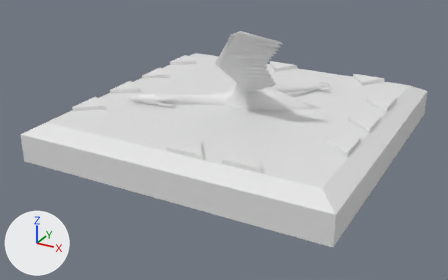
An edit to the Blender file Assets/Objects/puzzle6-birds/Models/bird_5Clue.blend, drawn before and after from the same camera.
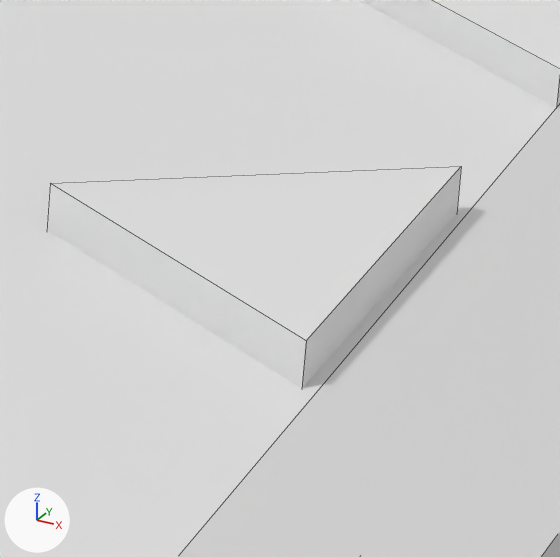
The first picture shows the older version from a 50 mm lens placed at (1.78, -3.45, 1.57), pointed at (-0.01, -0.2, -0.05). The close-ups show both versions on the part from 72% to 82% of the width and 44% to 61% of the height of that picture; other places that the commit changed are outside them. The lights are fixed; the arrows at lower left show +X, +Y and +Z. The close-ups show mesh edges as thin lines.

The older version as bpy lines, for what is in view:
```python
me_cube = bpy.data.meshes.new('Cube')
me_cube.from_pydata(...)  # 12 vertices, 10 faces; spans x -1.0..1.0, y -1.01..0.99, z -0.09..0.15
me_cube.materials.append(mat_material)  # white #e7e7e7
me_cube_063 = bpy.data.meshes.new('Cube.063')
me_cube_063.from_pydata(...)  # 72 vertices, 48 faces; spans x -8.5..9.3, y -9.3..8.9, z -1.4..0.0
ob_cube = bpy.data.objects.new('Cube', me_cube)
ob_cube.location = (0.0, 0.0, 0.0)
ob_cube.rotation_euler = (0.0, 0.0, -4.707)  # degrees (0, 0, -270)
ob_cube_008 = bpy.data.objects.new('Cube.008', me_cube_063)
ob_cube_008.location = (0.0, 0.0, 0.0)
ob_cube_008.rotation_euler = (0.0, 0.0, 5.498)  # degrees (0, 0, 315)
ob_cube_008.scale = (-0.121, -0.121, -0.121)
```
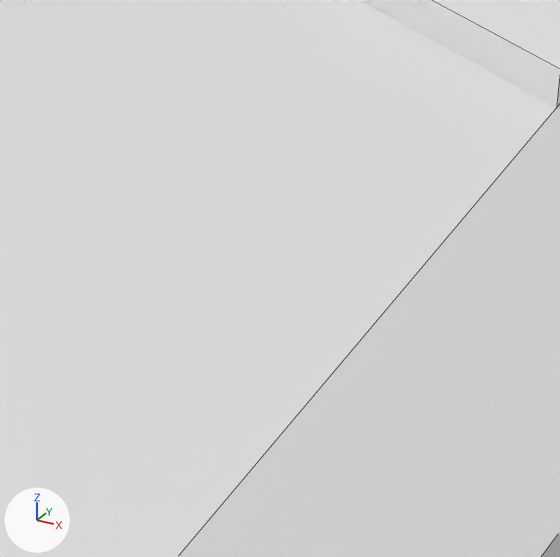
What changed in the scene script:
```text
Change me_cube_063:
    where me_cube_063.from_pydata(...)  # 72 vertices, 48 faces; spans x -8.5..9.3, y -9.3..8.9, z -1.4..0.0
    used by ob_cube_008; location = (0.0, 0.0, 0.0); rotation_euler = (0.0, 0.0, 5.498), in degrees (0, 0, 315); scale = (-0.121, -0.121, -0.121)
    me_cube_063 part 1: the loose piece of 6 vertices spanning x -8.0..-6.3, y -3.8..-2.1, z -1.4..0.0 is deleted
```

Boxes (x1, y1, x2, y2) around the edits, measured in the close-ups (560 x 557 px):
'Cube.008', reshaped: before (47, 0, 560, 388); after (360, 0, 560, 108)
part 1 of me_cube_063, deleted: before (47, 166, 461, 388)
